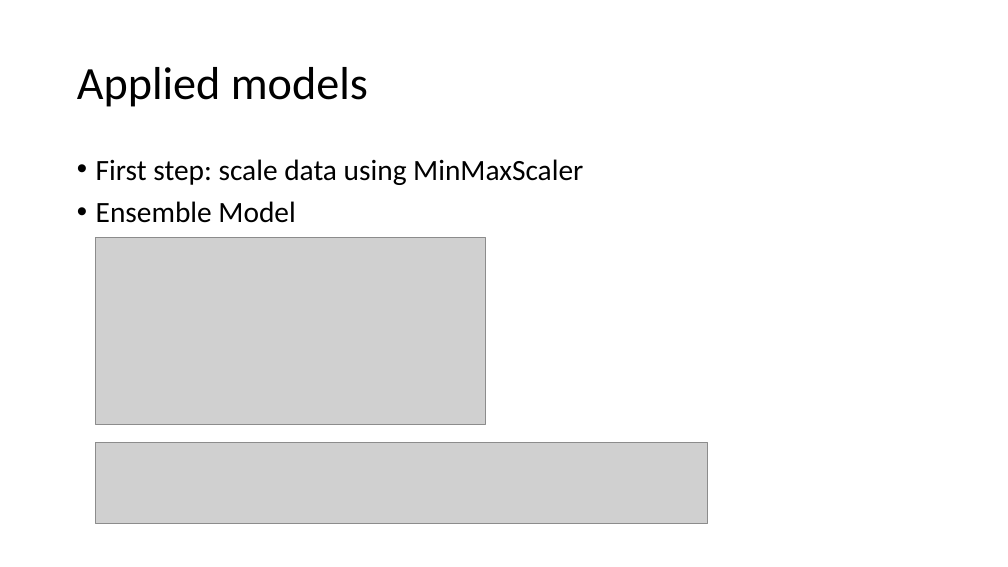
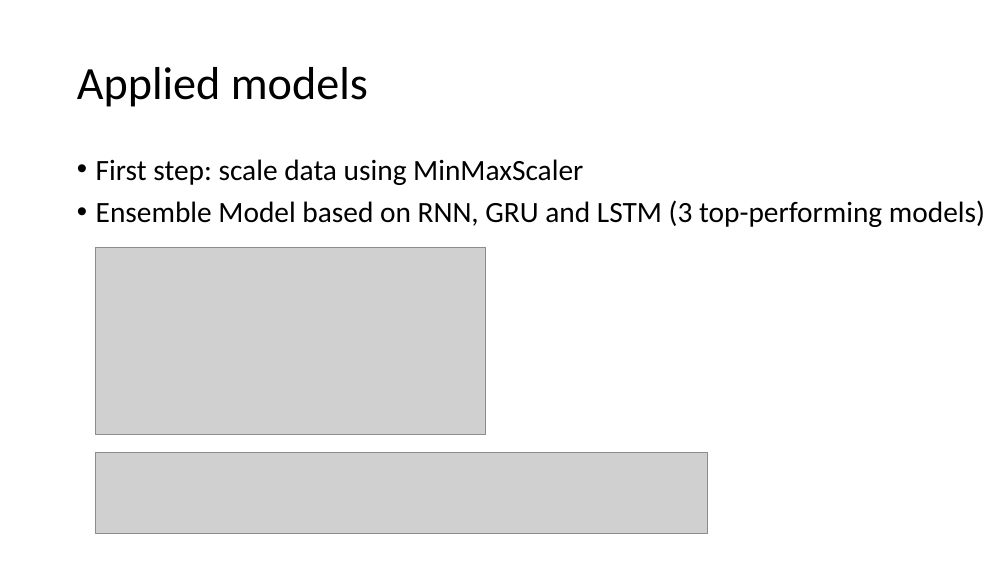
Before and after one commit to sfremerey/backprophet, a slide deck: slide 11 of Backprophet.pptx (slide 10 before the commit). Drawn at 1008x567 pixels with LibreOffice and Linux fonts; fonts in the diff are those of the drawing; grey boxes stand for pictures. Boxes give left, top, right and bottom in pixels: in the first picture for what was removed or moved away, otherwise in the second. Text is boxed around its words. In the diff, an @@ line names an element or a change of style, - is before the commit and + after.

```diff
--- a/Backprophet.pptx
+++ b/Backprophet.pptx
@@ text at <box>96,200,985,227</box>: text changed @@
-• Ensemble Model
+• Ensemble Model based on RNN, GRU and LSTM (3 top-performing models)
@@ picture: place and size @@
-picture at <box>96,237,486,424</box>
+picture at <box>96,247,486,434</box>
@@ picture: place and size @@
-picture at <box>96,442,708,523</box>
+picture at <box>96,452,708,533</box>
```
Also in this commit, not shown: 3 other slides changed, 5 slides added, 1 slide removed, 2 other files.
